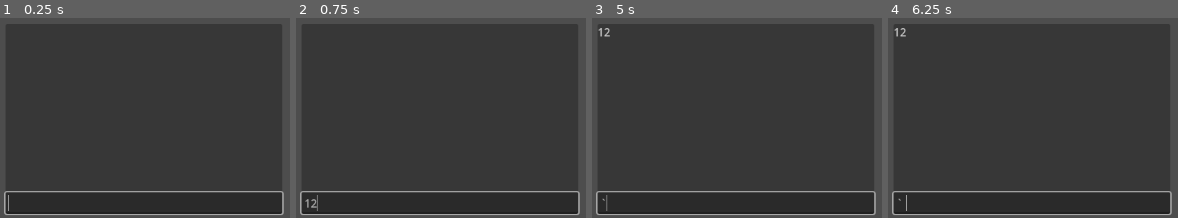
Above: before the commit, frames 1-4 (left to right).
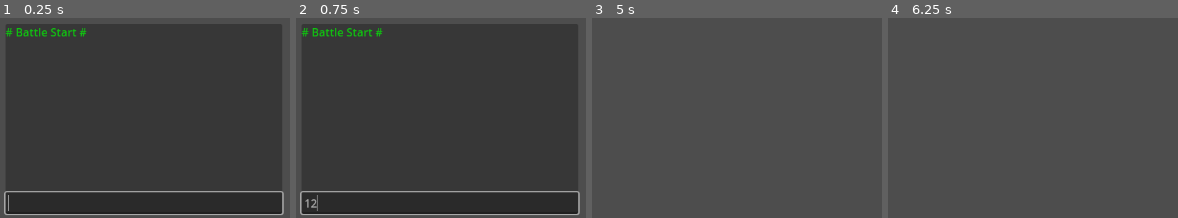
Above: after the commit, the same moments.

Repository: Endermandels/FoolsQuest
Game: Godot game, scene res://scenes/battle.tscn
The game is run twice, just before and just after one commit, with the same random seed, the same clock (stepped at 60 frames per second) and the same inputs.
Inputs (mouse positions are in pixels of both pictures, inside the frame that each line leads up to):
- Up to frame 1 (0.25 s): no input
- Up to frame 2 (0.75 s): click (441, 204) at 0.52 s; type "12" at 0.6 s
- Up to frame 3 (5 s): tap Enter at 1.25, 2.75, 4.25 s; tap Space at 2, 3.5 s; tap ` (toggle_console, bound only after the commit) at 4.9 s
- Up to frame 4 (6.25 s): tap Space at 5.75 s

The runs differ from the first frame. In frame 1, 0.6% of the frame differs, in the area x 1-30%, y 5-10%; in frame 2, 0.6%; in frame 3, 11%; in frame 4, 11%, in the area x 1-98%, y 5-99%.

Commit message:
Start implementing Battle Start and Battle Scene

Diff:
--- a/project.godot
+++ b/project.godot
@@ -18,3 +18,11 @@
 [autoload]
 
 Console="*res://scenes/components/console.tscn"
+
+[input]
+
+toggle_console={
+"deadzone": 0.2,
+"events": [Object(InputEventKey,"resource_local_to_scene":false,"resource_name":"","device":-1,"window_id":0,"alt_pressed":false,"shift_pressed":false,"ctrl_pressed":false,"meta_pressed":false,"pressed":false,"keycode":0,"physical_keycode":96,"key_label":0,"unicode":96,"location":0,"echo":false,"script":null)
+]
+}
--- /dev/null
+++ b/resources/units/player.tres
@@ -0,0 +1,10 @@
+[gd_resource type="Resource" script_class="UnitRes" load_steps=2 format=3 uid="uid://b5tnm7nb28rqb"]
+
+[ext_resource type="Script" uid="uid://btu6s2dkuilpu" path="res://scripts/resources/unit_res.gd" id="1_hm0gi"]
+
+[resource]
+script = ExtResource("1_hm0gi")
+base_hp = 20
+base_mp = 3
+base_atk = 1
+metadata/_custom_type_script = "uid://btu6s2dkuilpu"
--- /dev/null
+++ b/resources/units/wolf.tres
@@ -0,0 +1,11 @@
+[gd_resource type="Resource" script_class="UnitRes" load_steps=2 format=3 uid="uid://bipa5g4xglunp"]
+
+[ext_resource type="Script" uid="uid://btu6s2dkuilpu" path="res://scripts/resources/unit_res.gd" id="1_7lw6w"]
+
+[resource]
+script = ExtResource("1_7lw6w")
+base_hp = 15
+base_mp = 1
+base_atk = 3
+base_spd = 2
+metadata/_custom_type_script = "uid://btu6s2dkuilpu"
--- a/scenes/battle.tscn
+++ b/scenes/battle.tscn
@@ -1,3 +1,16 @@
-[gd_scene format=3 uid="uid://q08qti5wvyrc"]
+[gd_scene load_steps=4 format=3 uid="uid://q08qti5wvyrc"]
 
-[node name="Battle" type="Node2D"]
+[ext_resource type="Script" uid="uid://c24wy4prp7eyo" path="res://scripts/scenes/battle/battle.gd" id="1_dn72j"]
+[ext_resource type="Script" uid="uid://cehneggjpuen7" path="res://scripts/scenes/battle/battle_state_machine.gd" id="2_th188"]
+[ext_resource type="Script" uid="uid://bxaqisyb2lls8" path="res://scripts/scenes/battle/states/battle_start.gd" id="3_p1qf1"]
+
+[node name="Battle" type="Node2D" node_paths=PackedStringArray("state_machine")]
+script = ExtResource("1_dn72j")
+state_machine = NodePath("StateMachine")
+
+[node name="StateMachine" type="Node" parent="." node_paths=PackedStringArray("cur_state")]
+script = ExtResource("2_th188")
+cur_state = NodePath("BattleStart")
+
+[node name="BattleStart" type="Node" parent="StateMachine"]
+script = ExtResource("3_p1qf1")
--- a/scenes/components/console.tscn
+++ b/scenes/components/console.tscn
@@ -12,6 +12,7 @@
 script = ExtResource("1_k8p3b")
 default_text_color = Color(0.79, 0.79, 0.79, 1)
 hide_on_ready = false
+allow_non_commands = false
 scroll_box = NodePath("PanelContainer/VBoxContainer/ScrollContainer")
 chat_box = NodePath("PanelContainer/VBoxContainer/ScrollContainer/ChatBox")
 line_edit = NodePath("PanelContainer/VBoxContainer/LineEdit")
--- a/scripts/components/console.gd
+++ b/scripts/components/console.gd
@@ -6,6 +6,7 @@
 @export var default_text_color: Color = Color.DIM_GRAY ## Default color of print_line text
 @export var default_text_submit_color: Color = Color.WHITE ## Default color of submitted text
 @export var hide_on_ready: bool = true ## Whether to hide the Console on startup
+@export var allow_non_commands: bool = true ## Whether to allow regular chatting (not commands)
 @export_group("Nodes")
 @export var scroll_box: ScrollContainer
 @export var chat_box: VBoxContainer
@@ -23,7 +24,7 @@
 func _on_line_edit_text_submitted(new_text: String) -> void:
 	if new_text.begins_with(command_char):
 		command_received = new_text.substr(1).strip_edges() # Store command received
-	else:
+	elif allow_non_commands:
 		print_line(new_text, default_text_submit_color)
 	line_edit.text = ""
 
--- a/scripts/resources/unit_res.gd
+++ b/scripts/resources/unit_res.gd
@@ -1,6 +1,7 @@
 extends Resource
 class_name UnitRes
 
+@export_placeholder("Wolf") var nameid: String = ""
 @export_group("stats")
 @export_range(1, 100) var base_hp: int = 10
 @export_range(0, 20) var base_mp: int = 0
--- a/scripts/runtimes/unit_run.gd
+++ b/scripts/runtimes/unit_run.gd
@@ -1,5 +1,7 @@
 extends RefCounted
 class_name UnitRun
+
+var nameid: String
 
 # Base Stats
 var base_hp: int
@@ -27,6 +29,8 @@
 var chance_to_miss_attack: float = 0.0
 
 func _init(res: UnitRes) -> void:
+	nameid = res.nameid
+
 	# Base Stats
 	base_hp = res.base_hp
 	base_mp = res.base_mp
--- /dev/null
+++ b/scripts/scenes/battle/battle.gd
@@ -0,0 +1,23 @@
+extends Node2D
+class_name Battle
+
+const COMMANDS = {
+	"quit": ["quit", "exit"],
+	"step": ["step", "s"]
+}
+
+@export var state_machine: BattleStateMachine
+
+func _process(_delta: float) -> void:
+	var curcmd: String = ""
+
+	if Input.is_action_just_pressed("toggle_console"):
+		Console.toggle()
+
+	if Console.visible:
+		curcmd = Console.get_command().to_lower()
+
+		if curcmd in COMMANDS.quit:
+			get_tree().quit()
+		elif curcmd in COMMANDS.step:
+			state_machine.step()
--- a/scripts/scenes/battle/states/battle_start.gd
+++ b/scripts/scenes/battle/states/battle_start.gd
@@ -1,12 +1,22 @@
 extends State
 
 # TODO: Get initialized units from Location Selection choice
+#region # TODO: DELETE
+const PLAYER = preload("res://resources/units/player.tres")
+const WOLF = preload("res://resources/units/wolf.tres")
+#endregion
 
-func step(data: BattleStateData) -> State:
-	return null
+@export var turn_start_burn: State = null
 
-func enter(data) -> void:
-	pass
+func step(_data: BattleStateData) -> State:
+	return turn_start_burn
 
-func exit(data) -> void:
-	pass
+func enter(data: BattleStateData) -> void:
+	#region # TODO: CHANGE
+	var player: UnitRun = UnitRun.new(PLAYER.duplicate())
+	var enemy: UnitRun = UnitRun.new(WOLF.duplicate())
+	data.units.append(player)
+	data.units.append(enemy)
+	print("* Initialized units")
+	#endregion
+	Console.print_line("# Battle Start #", Color.GREEN)
Not shown, added: scripts/scenes/battle/battle.gd.uid
